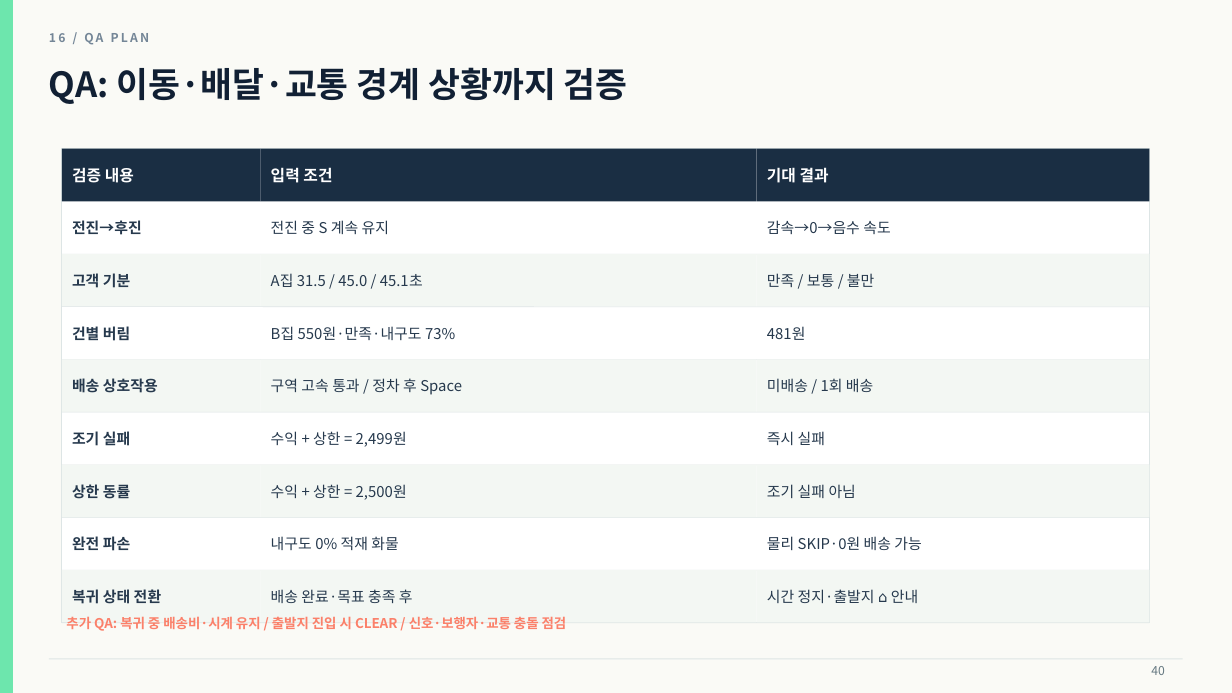
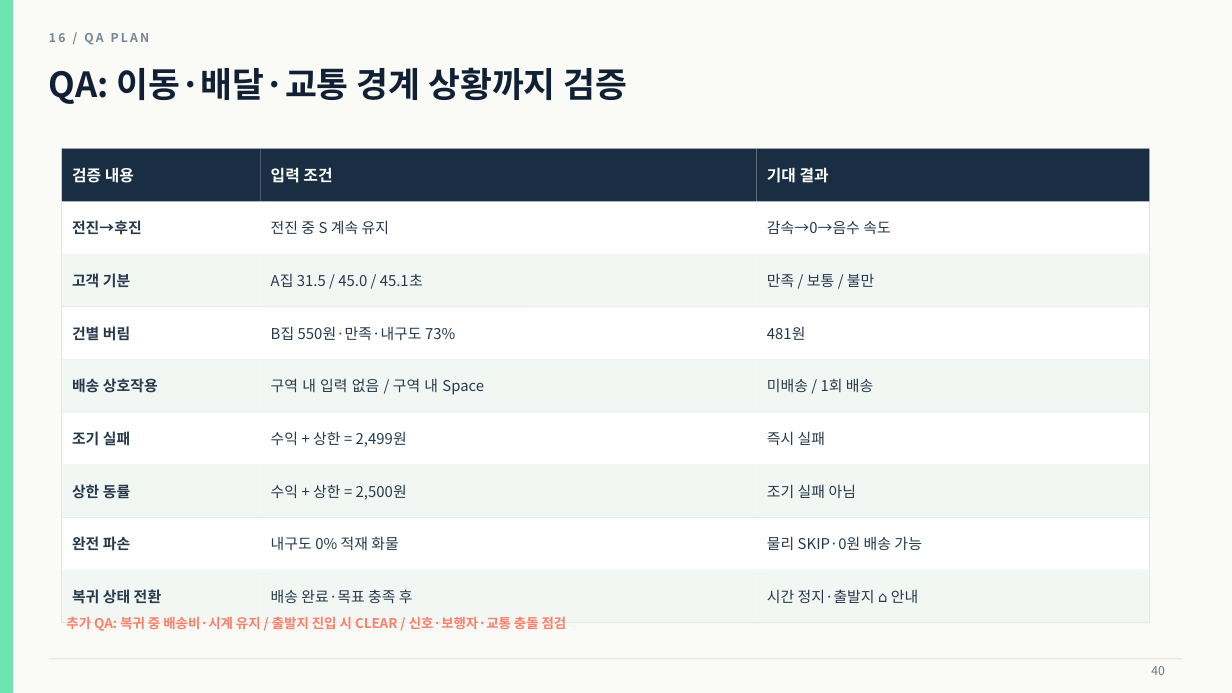
Before and after one commit to seo-spec/2Dgame-Delivery, a slide deck: slide 40 of data/docs/골목길_퀵배송_상세기획서.pptx. Drawn at 1232x693 pixels with LibreOffice and Linux fonts; fonts in the diff are those of the drawing. Boxes give left, top, right and bottom in pixels: in the first picture for what was removed or moved away, otherwise in the second. Text is boxed around its words. In the diff, an @@ line names an element or a change of style, - is before the commit and + after.

```diff
--- a/data/docs/골목길_퀵배송_상세기획서.pptx
+++ b/data/docs/골목길_퀵배송_상세기획서.pptx
@@ text at (271,378,484,395): text changed @@
-구역 고속 통과 / 정차 후 Space
+구역 내 입력 없음 / 구역 내 Space
```
Also in this commit, not shown: 11 other slides changed, 6 slides added, 1 other file.
